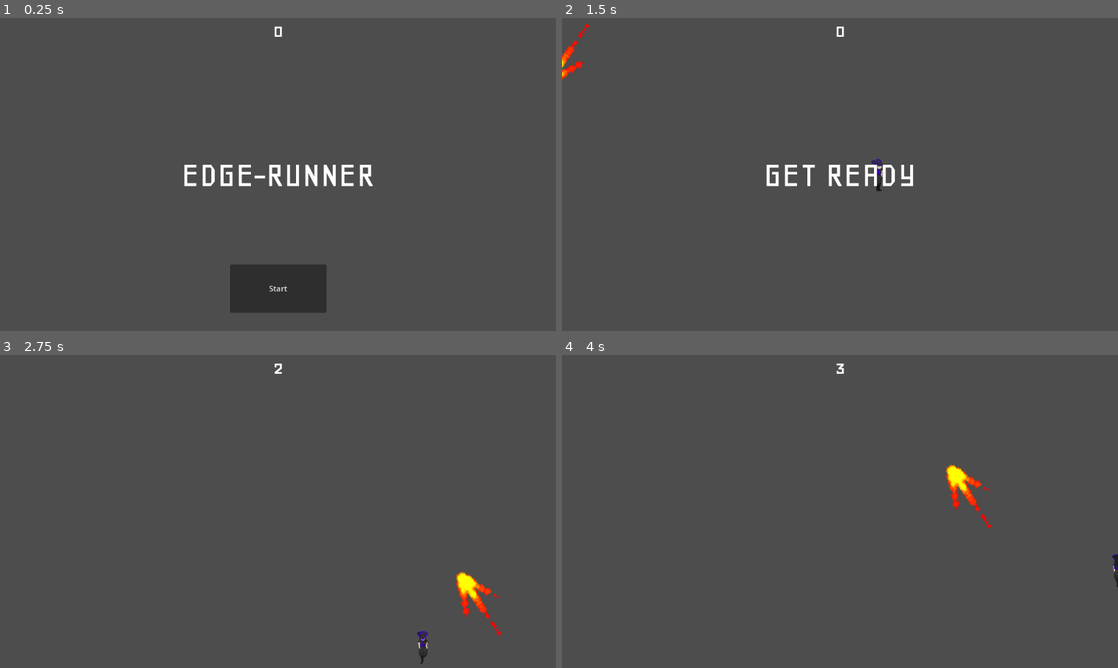
Above: before the commit, frames 1-4 (two rows, left to right).
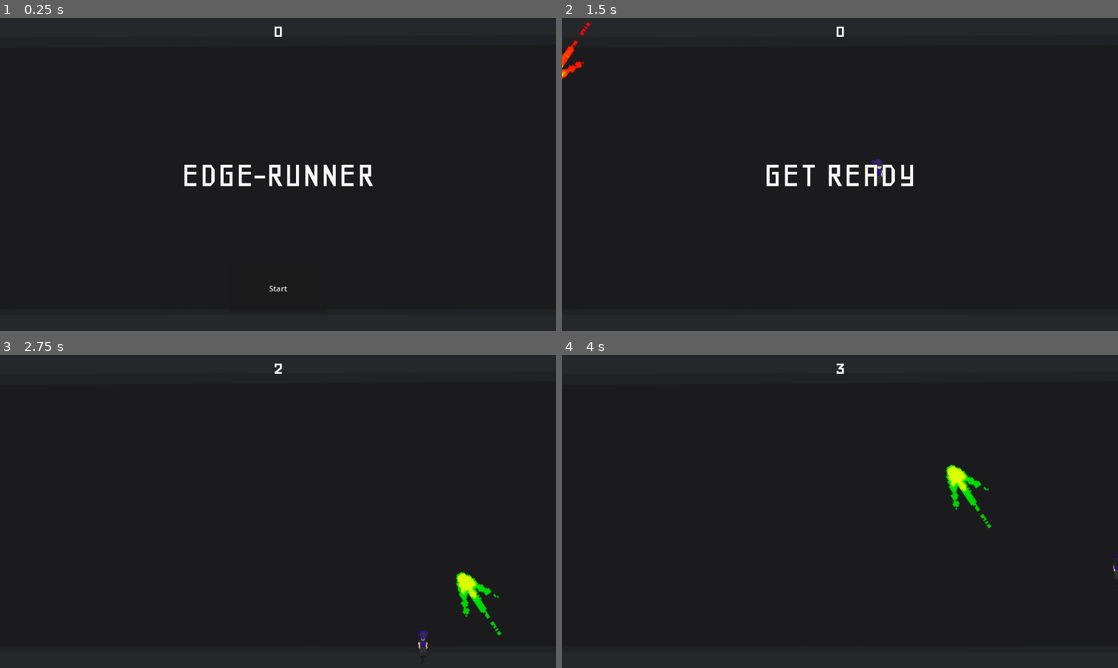
Above: after the commit, the same moments.

Repository: brtkglnski/edge-runner
Game: Godot game, scene res://mob.tscn
Two runs of this game, one before a commit and one after it. Both use one fixed random seed, a clock stepped at 60 frames per second and the inputs below.
Inputs:
- Up to frame 1 (0.25 s): no input
- Up to frame 2 (1.5 s): click "Start" at 0.5 s; hold D (right) from 1.28 s (still down)
- Up to frame 3 (2.75 s): release D (right) at 2.03 s; hold S (down) from 2.03 s (still down)
- Up to frame 4 (4 s): release S (down) at 2.78 s; hold D (right) 2.78-3.53 s; hold W (up) from 3.53 s (still down)

The runs differ from the first frame. In frame 1, 96% of the frame differs, in the area x 0-100%, y 0-100%; in frame 2, 99%; in frame 3, 100%; in frame 4, 100%.

Commit message:
bugfix, placeholder textures

Diff:
--- a/edge-runner/mob.tscn
+++ b/edge-runner/mob.tscn
@@ -1,9 +1,10 @@
-[gd_scene load_steps=7 format=3 uid="uid://dojgkitpq1ml1"]
+[gd_scene load_steps=8 format=3 uid="uid://dojgkitpq1ml1"]
 
 [ext_resource type="PackedScene" uid="uid://c8lfmcflrcsld" path="res://player.tscn" id="1_pghex"]
 [ext_resource type="PackedScene" uid="uid://bmc1chmkmd245" path="res://skillshot.tscn" id="2_ja6sp"]
 [ext_resource type="PackedScene" uid="uid://bmn4a64c8kcss" path="res://hud.tscn" id="3_j6dnk"]
 [ext_resource type="AudioStream" uid="uid://dl2b8m11ij73b" path="res://bgMusic.mp3" id="4_swiqs"]
+[ext_resource type="Texture2D" uid="uid://dp81nlq710xnv" path="res://background.png" id="5_l3rlp"]
 
 [sub_resource type="GDScript" id="GDScript_fwfer"]
 script/source = "extends Node2D
@@ -22,6 +23,8 @@
 	$HUD.show_game_over()
 
 func new_game():
+	bulletSpeedMin = 150
+	bulletSpeedMax = 250
 	score = 0
 	get_tree().call_group(\"skillshots\", \"queue_free\")
 	$Player.start($StartPosition.position)
@@ -82,6 +85,14 @@
 script = SubResource("GDScript_fwfer")
 mob = ExtResource("2_ja6sp")
 
+[node name="TextureRect" type="TextureRect" parent="."]
+custom_minimum_size = Vector2(1280, 720)
+offset_left = -57.0
+offset_top = -32.0
+offset_right = 1223.0
+offset_bottom = 688.0
+texture = ExtResource("5_l3rlp")
+
 [node name="Player" parent="." instance=ExtResource("1_pghex")]
 
 [node name="StartPosition" type="Marker2D" parent="."]
@@ -108,11 +119,6 @@
 autoplay = true
 parameters/looping = true
 
-[node name="TextureRect" type="TextureRect" parent="."]
-custom_minimum_size = Vector2(1280, 720)
-offset_right = 40.0
-offset_bottom = 40.0
-
 [connection signal="hit" from="Player" to="." method="game_over"]
 [connection signal="timeout" from="MobTimer" to="." method="_on_mob_timer_timeout"]
 [connection signal="timeout" from="ScoreTimer" to="." method="_on_score_timer_timeout"]
--- a/edge-runner/skillshot.tscn
+++ b/edge-runner/skillshot.tscn
@@ -1,6 +1,14 @@
-[gd_scene load_steps=5 format=3 uid="uid://bmc1chmkmd245"]
+[gd_scene load_steps=13 format=3 uid="uid://bmc1chmkmd245"]
 
 [ext_resource type="Texture2D" uid="uid://mdund1lng8me" path="res://arrow.png" id="1_1i412"]
+[ext_resource type="Texture2D" uid="uid://c0weub1iy42g5" path="res://arrow2.png" id="2_a687f"]
+[ext_resource type="Texture2D" uid="uid://ch5bm2b7irsgy" path="res://arrow3.png" id="3_yjb4f"]
+[ext_resource type="Texture2D" uid="uid://ch1g3l1md4cup" path="res://toxicload2.png" id="4_pwosm"]
+[ext_resource type="Texture2D" uid="uid://d3thsrxevcfny" path="res://toxicload3.png" id="5_83rnh"]
+[ext_resource type="Texture2D" uid="uid://dmca7wdc3xbqn" path="res://toxicload.png" id="6_r717l"]
+[ext_resource type="Texture2D" uid="uid://bsx8tihxc4235" path="res://fireball2.png" id="7_hfnva"]
+[ext_resource type="Texture2D" uid="uid://q358b05ll3lo" path="res://fireball3.png" id="8_5hnhq"]
+[ext_resource type="Texture2D" uid="uid://cykdkhxqeoftx" path="res://fireball.png" id="9_v0vhb"]
 
 [sub_resource type="GDScript" id="GDScript_5lfrh"]
 script/source = "extends RigidBody2D
@@ -16,7 +24,7 @@
 
 
 func _on_visible_on_screen_enabler_2d_screen_exited() -> void:
-	pass # Replace with function body.
+	queue_free()
 "
 
 [sub_resource type="SpriteFrames" id="SpriteFrames_4sve5"]
@@ -24,6 +32,12 @@
 "frames": [{
 "duration": 1.0,
 "texture": ExtResource("1_1i412")
+}, {
+"duration": 1.0,
+"texture": ExtResource("2_a687f")
+}, {
+"duration": 1.0,
+"texture": ExtResource("3_yjb4f")
 }],
 "loop": true,
 "name": &"fly",
@@ -31,7 +45,13 @@
 }, {
 "frames": [{
 "duration": 1.0,
-"texture": ExtResource("1_1i412")
+"texture": ExtResource("4_pwosm")
+}, {
+"duration": 1.0,
+"texture": ExtResource("5_83rnh")
+}, {
+"duration": 1.0,
+"texture": ExtResource("6_r717l")
 }],
 "loop": true,
 "name": &"swim",
@@ -39,7 +59,13 @@
 }, {
 "frames": [{
 "duration": 1.0,
-"texture": ExtResource("1_1i412")
+"texture": ExtResource("7_hfnva")
+}, {
+"duration": 1.0,
+"texture": ExtResource("8_5hnhq")
+}, {
+"duration": 1.0,
+"texture": ExtResource("9_v0vhb")
 }],
 "loop": true,
 "name": &"walk",
@@ -56,7 +82,7 @@
 [node name="AnimatedSprite2D" type="AnimatedSprite2D" parent="."]
 position = Vector2(-9, -8)
 sprite_frames = SubResource("SpriteFrames_4sve5")
-animation = &"fly"
+animation = &"walk"
 
 [node name="CollisionShape2D" type="CollisionShape2D" parent="."]
 shape = SubResource("RectangleShape2D_1jnx8")
Binary file added: edge-runner/arrow2.png
Not shown, added: edge-runner/arrow2.png.import
Binary file added: edge-runner/arrow3.png
Not shown, added: edge-runner/arrow3.png.import
Binary file added: edge-runner/background.png
Not shown, added: edge-runner/background.png.import
Binary file added: edge-runner/fireball.png
Not shown, added: edge-runner/fireball.png.import
Binary file added: edge-runner/fireball2.png
Not shown, added: edge-runner/fireball2.png.import
Binary file added: edge-runner/fireball3.png
Not shown, added: edge-runner/fireball3.png.import
(and 6 more such lines)
